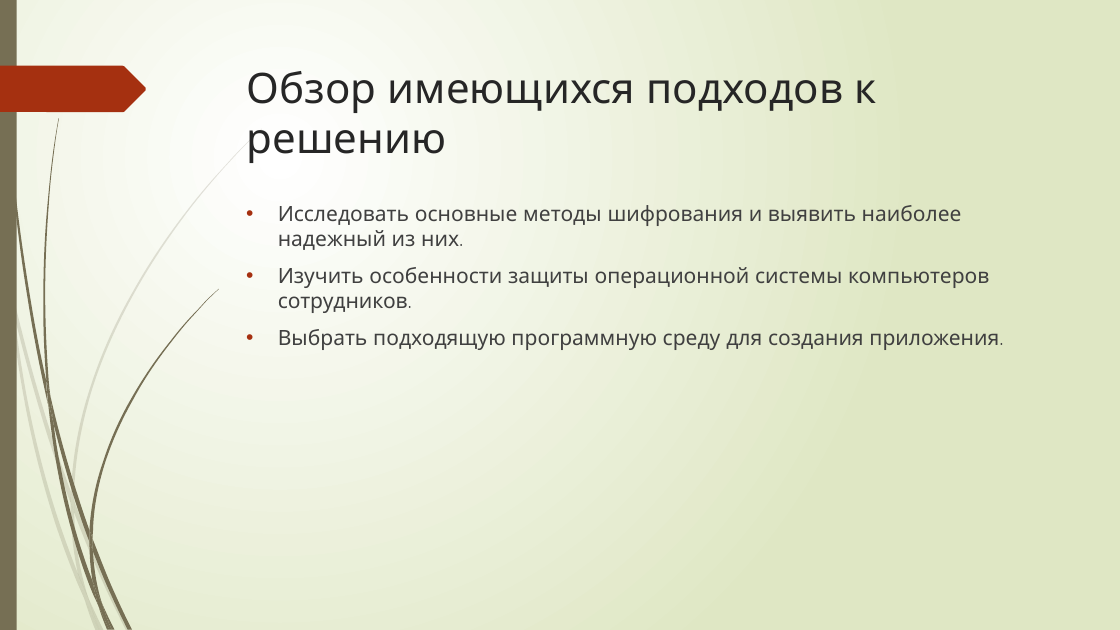
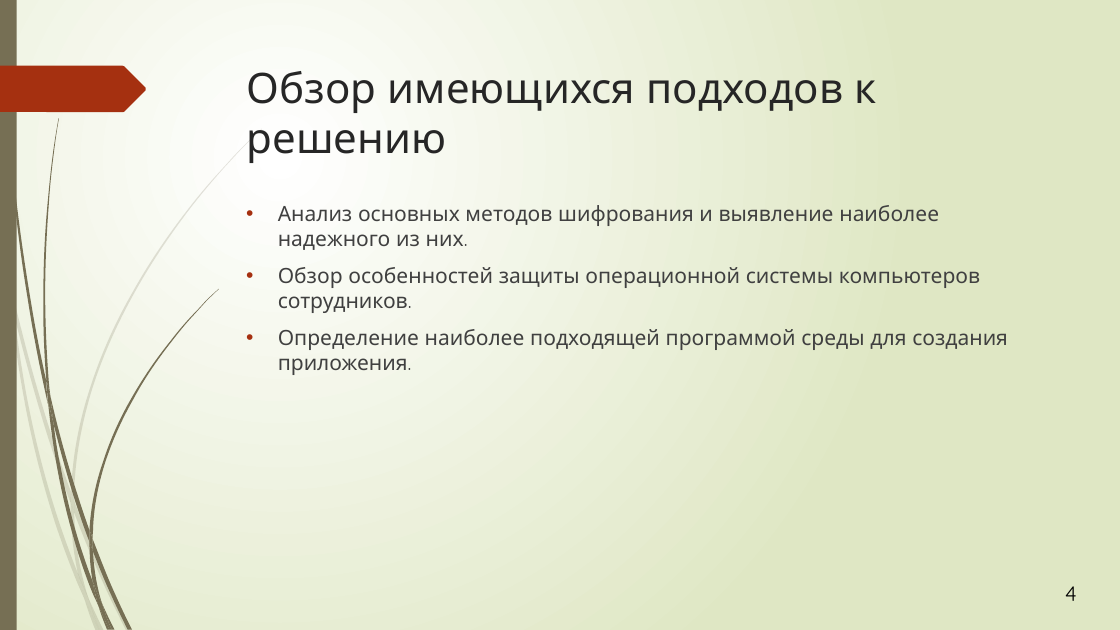
Before and after one commit to sashastahiev/ProisvodPractica, a slide deck: slide 4 of Разработка механизма защиты информации и персональных данных.pptm. Drawn at 1120x630 pixels with LibreOffice and Linux fonts; fonts in the diff are those of the drawing. Boxes give left, top, right and bottom in pixels: in the first picture for what was removed or moved away, otherwise in the second. Text is boxed around its words. In the diff, an @@ line names an element or a change of style, - is before the commit and + after.

```diff
--- a/Разработка механизма защиты информации и персональных данных.pptm
+++ b/Разработка механизма защиты информации и персональных данных.pptm
@@ text at <box>278,205,1008,375</box>: text changed @@
-• Исследовать основные методы шифрования и выявить наиболее надежный из них.
-• Изучить особенности защиты операционной системы компьютеров сотрудников.
-• Выбрать подходящую программную среду для создания приложения.
+• Анализ основных методов шифрования и выявление наиболее надежного из них.
+• Обзор особенностей защиты операционной системы компьютеров сотрудников.
+• Определение наиболее подходящей программой среды для создания приложения.
@@ text added at <box>1065,586,1077,601</box>, 18 pt, text #000000 @@
+4
```
Also in this commit, not shown: 13 other slides changed, 2 slides added, 2 slides removed, 2 other files.
